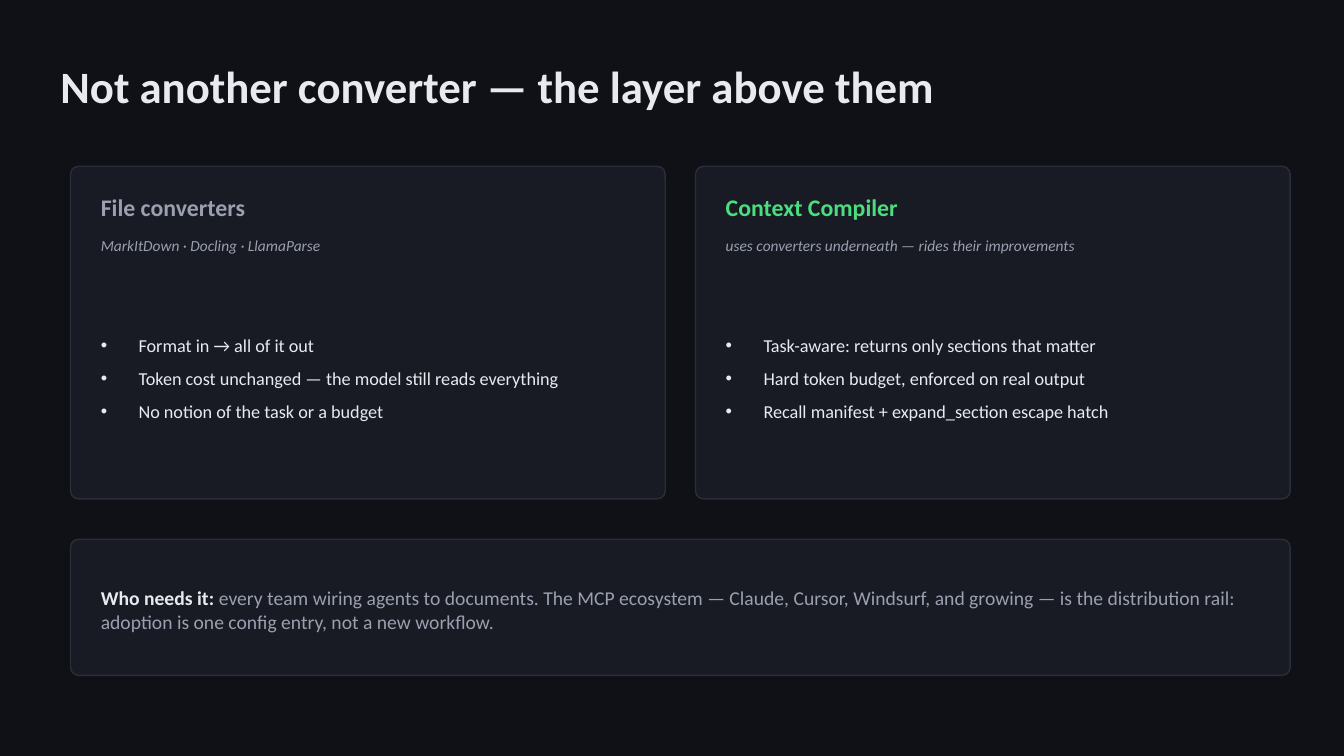
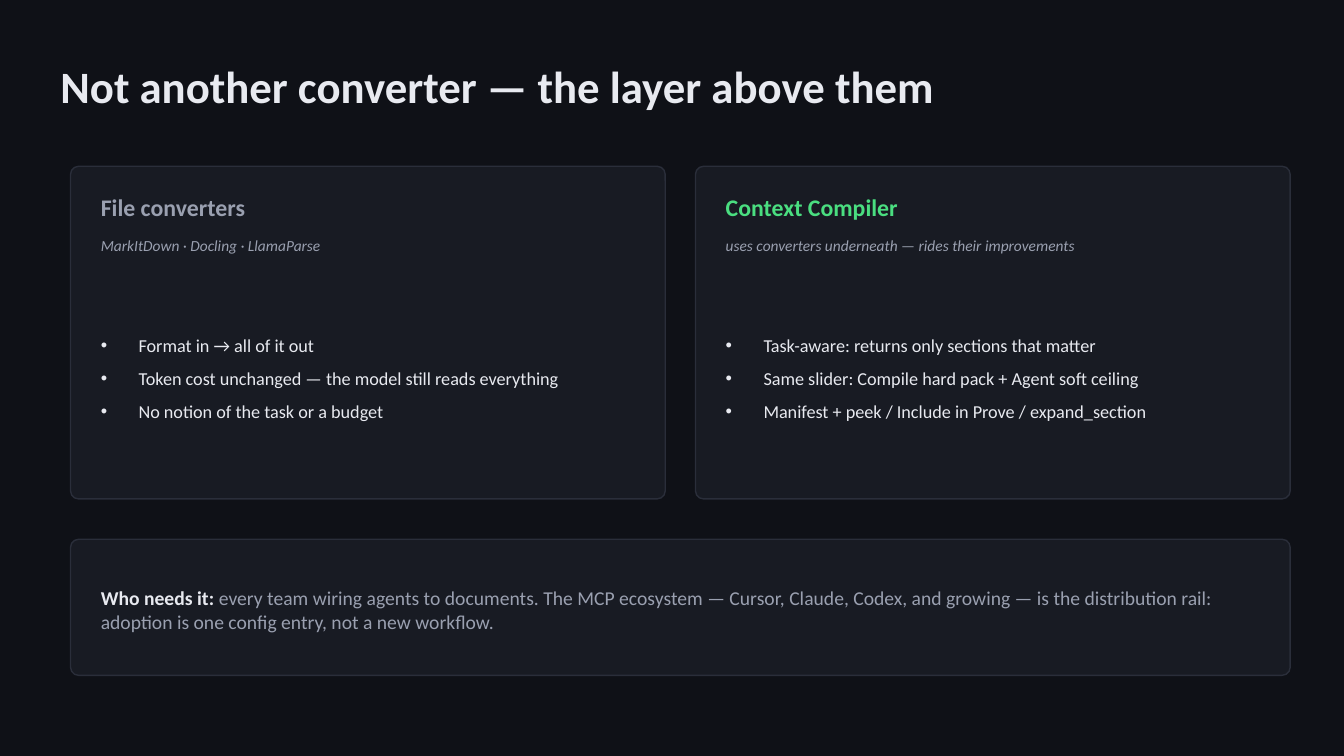
Before and after one commit to shenba1712/context-compiler, a slide deck: slide 5 of pitch/context-compiler-pitch.pptx. Drawn at 1344x756 pixels with LibreOffice and Linux fonts; fonts in the diff are those of the drawing. Boxes give left, top, right and bottom in pixels: in the first picture for what was removed or moved away, otherwise in the second. Text is boxed around its words. In the diff, an @@ line names an element or a change of style, - is before the commit and + after.

```diff
--- a/pitch/context-compiler-pitch.pptx
+++ b/pitch/context-compiler-pitch.pptx
@@ text at (764, 372, 1146, 421): text changed @@
-• Hard token budget, enforced on real output
-• Recall manifest + expand_section escape hatch
+• Same slider: Compile hard pack + Agent soft ceiling
+• Manifest + peek / Include in Prove / expand_section
@@ text at (101, 591, 1211, 633): text changed @@
-Who needs it: every team wiring agents to documents. The MCP ecosystem — Claude, Cursor, Windsurf, and growing — is the distribution rail: adoption is one config entry, not a new workflow.
+Who needs it: every team wiring agents to documents. The MCP ecosystem — Cursor, Claude, Codex, and growing — is the distribution rail: adoption is one config entry, not a new workflow.
```
Also in this commit, not shown: 4 other slides changed, 3 other files.
